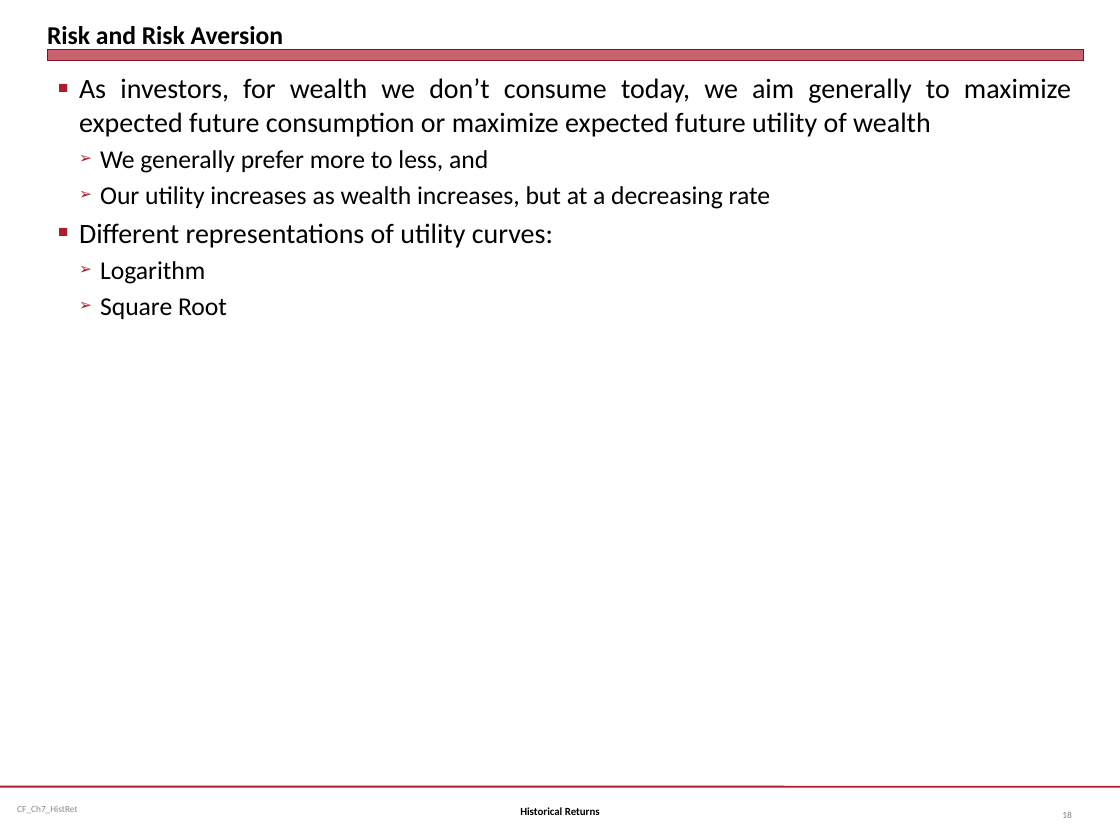
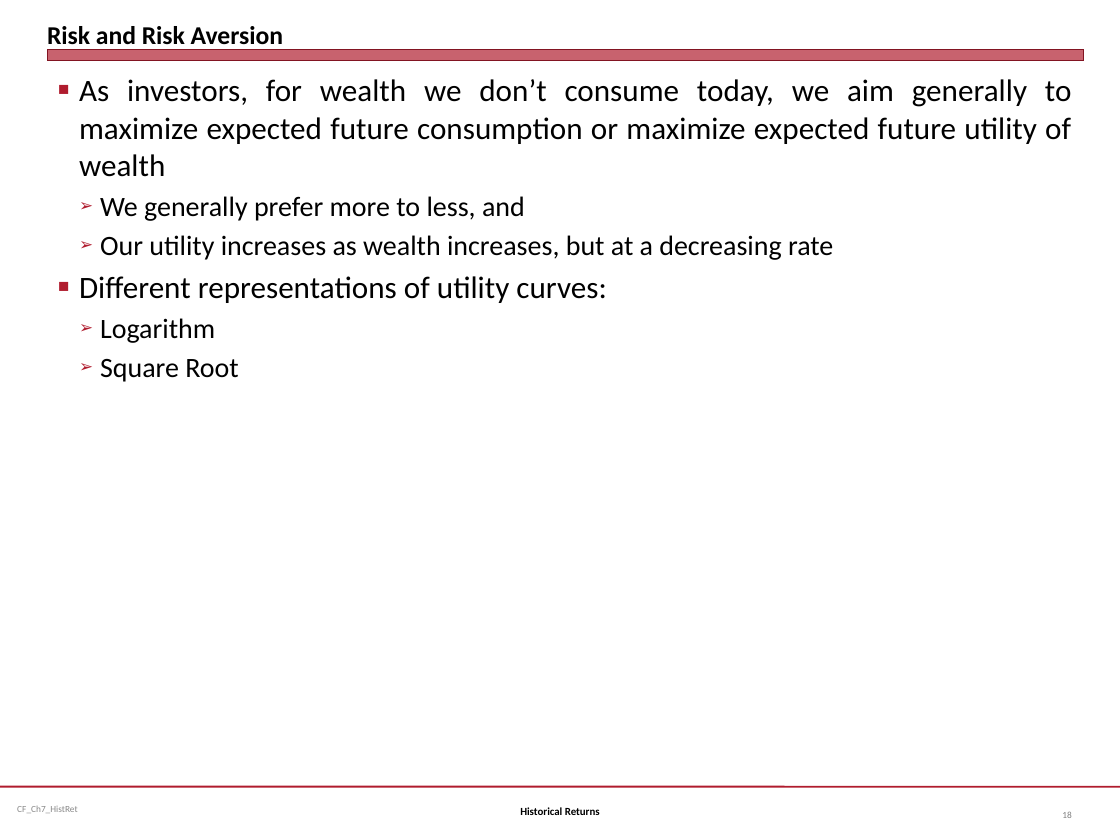
Before and after one commit to jmc877/Corporate-Finance, a slide deck: slide 18 of slides/CF_Ch7_HistRet_20.pptx. Drawn at 1120x840 pixels with LibreOffice and Linux fonts; fonts in the diff are those of the drawing. Boxes give left, top, right and bottom in pixels: in the first picture for what was removed or moved away, otherwise in the second. Text is boxed around its words. In the diff, an @@ line names an element or a change of style, - is before the commit and + after.

```diff
--- a/slides/CF_Ch7_HistRet_20.pptx
+++ b/slides/CF_Ch7_HistRet_20.pptx
@@ text "As investors, for wealth we ..." at [79, 79, 1072, 382]: size 18 to 20 pt in "As investors, for wealth we don’t consume ...", "Different representations of utility curves:"; size 16.5 to 18 pt in "We generally prefer more to less, and", "Our utility increases as wealth increases, but ...", "Logarithm", "Square Root" @@
```
Also in this commit, not shown: 7 other slides changed, 1 slide added, 1 slide removed, 2 other files.
